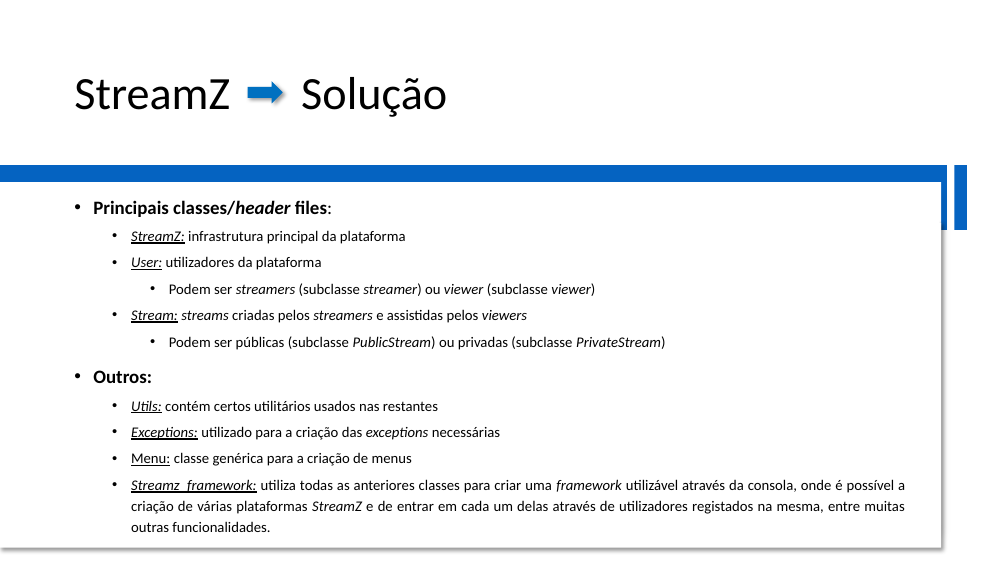
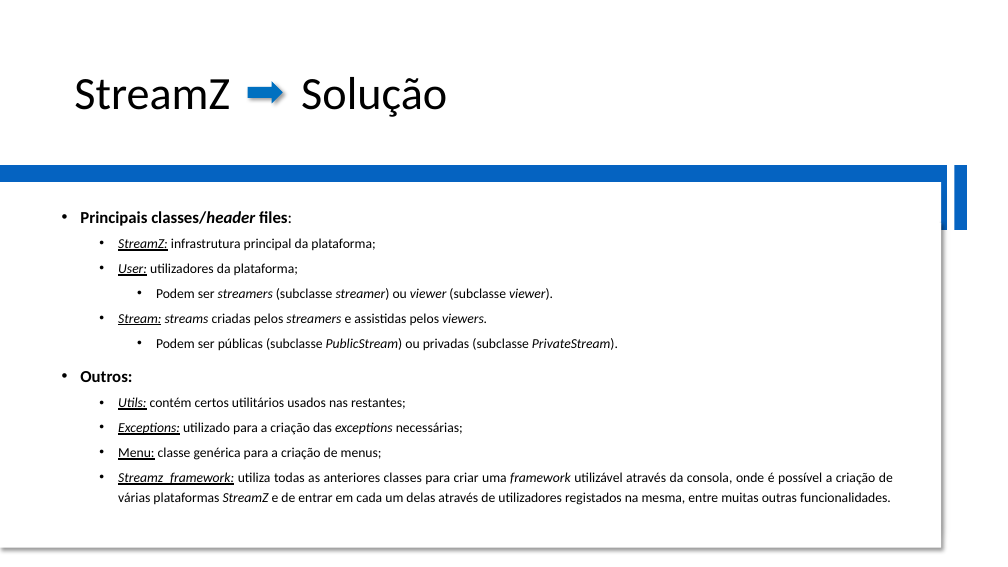
Before and after one commit to lucascalvet/2020_21_AEDA_StreamZ, a slide deck: slide 3 of StreamZ_presentation.pptx. Drawn at 1008x567 pixels with LibreOffice and Linux fonts; fonts in the diff are those of the drawing. Boxes give left, top, right and bottom in pixels: in the first picture for what was removed or moved away, otherwise in the second. Text is boxed around its words. In the diff, an @@ line names an element or a change of style, - is before the commit and + after.

```diff
--- a/StreamZ_presentation.pptx
+++ b/StreamZ_presentation.pptx
@@ text "Principais classes/header files:": place and size @@
-text "Principais classes/header files:" at bbox=[93, 200, 905, 514]
+text "Principais classes/header files:" at bbox=[80, 211, 893, 505]
@@ text at bbox=[80, 211, 893, 505]: size 18 to 16 pt in "Principais classes/header files:", "Outros:"; size 14 to 13 pt in "Streamz_framework: utiliza todas as anteriores classes para ..." @@
@@ text at bbox=[118, 238, 618, 351]: text changed; size 14 to 13 pt @@
-  • StreamZ: infrastrutura principal da plataforma
-  • User: utilizadores da plataforma
-    • Podem ser streamers (subclasse streamer) ou viewer (subclasse viewer)
-  • Stream: streams criadas pelos streamers e assistidas pelos viewers
-    • Podem ser públicas (subclasse PublicStream) ou privadas (subclasse PrivateStream)
+  • StreamZ: infrastrutura principal da plataforma;
+  • User: utilizadores da plataforma;
+    • Podem ser streamers (subclasse streamer) ou viewer (subclasse viewer).
+  • Stream: streams criadas pelos streamers e assistidas pelos viewers.
+    • Podem ser públicas (subclasse PublicStream) ou privadas (subclasse PrivateStream).
@@ text at bbox=[118, 397, 463, 460]: text changed; size 14 to 13 pt @@
-  • Utils: contém certos utilitários usados nas restantes
-  • Exceptions: utilizado para a criação das exceptions necessárias
-  • Menu: classe genérica para a criação de menus
+  • Utils: contém certos utilitários usados nas restantes;
+  • Exceptions: utilizado para a criação das exceptions necessárias;
+  • Menu: classe genérica para a criação de menus;
```
Also in this commit, not shown: 10 other slides changed, 1 slide removed, 1 other file.
